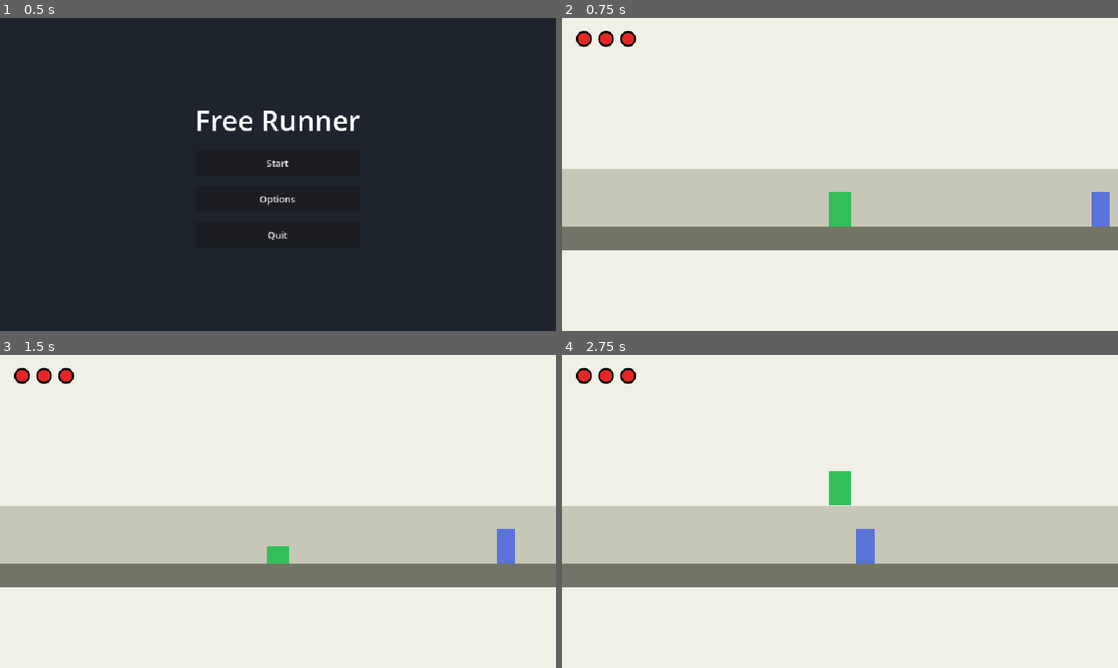
Above: before the commit, frames 1-4 (two rows, left to right).
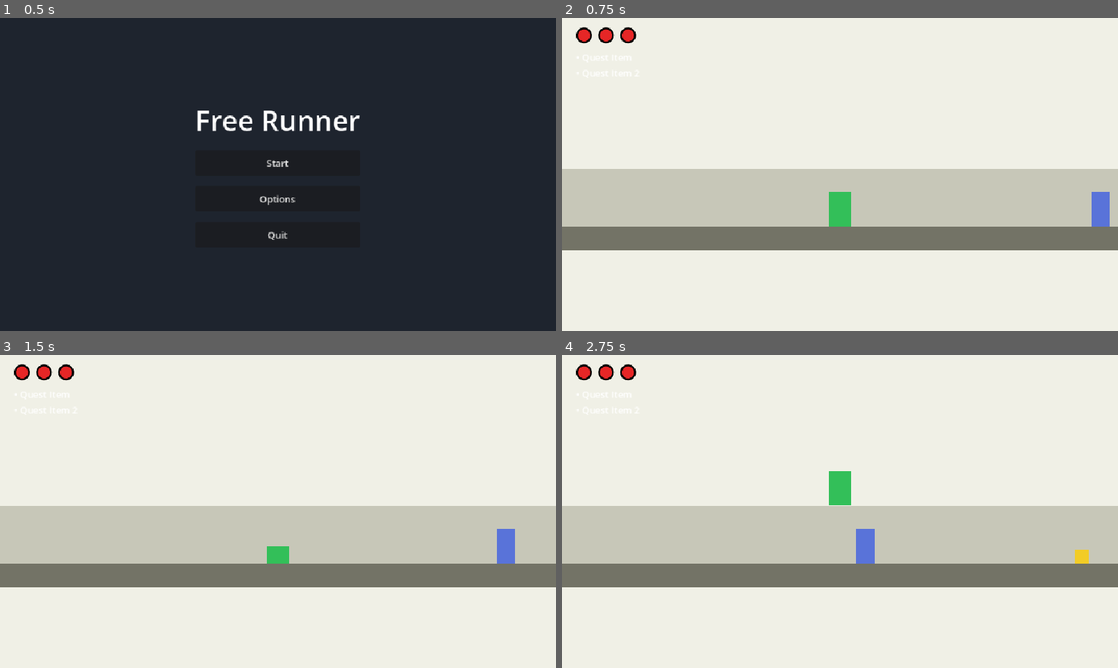
Above: after the commit, the same moments.

Repository: holdenprine/freerunnerdemo
Game: Godot game, scene res://scenes/start/start_menu.tscn
The game is run twice, just before and just after one commit, with the same random seed, the same clock (stepped at 60 frames per second) and the same inputs.
Inputs:
- Up to frame 1 (0.5 s): no input
- Up to frame 2 (0.75 s): click "Start" at 0.5 s
- Up to frame 3 (1.5 s): tap Enter at 1.25 s; hold Right (move_right) from 1.28 s (still down); hold Down (duck) from 1.28 s (still down)
- Up to frame 4 (2.75 s): keep holding Right (move_right); tap Space (jump) at 1.52, 2.27 s; release Down (duck) at 2.03 s; tap E (interact) at 2.1 s

Frame 1 is identical in both runs. In frame 2, 0.3% of the frame differs, in the area x 2-14%, y 2-19%; in frame 3, 0.3%; in frame 4, 0.5%, in the area x 2-95%, y 2-67%.

Commit message:
Added a quest tracker for multiple items, after drop off of each individual item, you win, needs implementation of difficulty scaling and need to map out what difficulty will actually look like, for now I need to add some generated tiles the player can move accross to create a more engaging runner experience, no issues atm

Diff:
--- a/scenes/game/game.tscn
+++ b/scenes/game/game.tscn
@@ -12,6 +12,8 @@
 [ext_resource type="PackedScene" uid="uid://6cv5ypll0f8k" path="res://scenes/restart/game_over_menu.tscn" id="10_game_over"]
 [ext_resource type="PackedScene" path="res://scenes/items/quest_item.tscn" id="11_quest_item"]
 [ext_resource type="PackedScene" path="res://scenes/ui/win_screen.tscn" id="12_win_screen"]
+[ext_resource type="Script" path="res://scripts/world/quest_item_placer.gd" id="13_placer"]
+[ext_resource type="PackedScene" path="res://scenes/items/quest_item_2.tscn" id="14_quest_item_2"]
 
 [sub_resource type="RectangleShape2D" id="RectangleShape2D_ground"]
 size = Vector2(4000, 40)
@@ -78,7 +80,15 @@
 position = Vector2(600, 360)
 
 [node name="QuestItem" parent="World" instance=ExtResource("11_quest_item")]
-position = Vector2(350, 360)
+position = Vector2(0, 360)
+item_id = "quest_item"
+display_name = "Quest Item"
+
+[node name="QuestItem2" parent="World" instance=ExtResource("14_quest_item_2")]
+position = Vector2(0, 360)
+
+[node name="QuestItemPlacer" type="Node" parent="World"]
+script = ExtResource("13_placer")
 
 [node name="Player" parent="World" unique_id=424232789 instance=ExtResource("3_player")]
 z_index = 0
--- /dev/null
+++ b/scenes/items/quest_item_2.tscn
@@ -0,0 +1,8 @@
+[gd_scene load_steps=2 format=3]
+
+[ext_resource type="PackedScene" path="res://scenes/items/quest_item.tscn" id="1_quest_item"]
+
+[node name="QuestItem2" instance=ExtResource("1_quest_item")]
+item_id = "quest_item_2"
+display_name = "Quest Item 2"
+item_color = Color(0.65, 0.25, 0.85, 1)
--- a/scenes/ui/hud.tscn
+++ b/scenes/ui/hud.tscn
@@ -8,12 +8,20 @@
 [node name="MarginContainer" type="MarginContainer" parent="."]
 anchors_preset = 10
 anchor_right = 1.0
-offset_bottom = 56.0
+offset_bottom = 120.0
 grow_horizontal = 2
 theme_override_constants/margin_left = 24
 theme_override_constants/margin_top = 16
 theme_override_constants/margin_right = 24
 
-[node name="HitCounter" type="HBoxContainer" parent="MarginContainer"]
+[node name="VBoxContainer" type="VBoxContainer" parent="MarginContainer"]
+layout_mode = 2
+theme_override_constants/separation = 12
+
+[node name="HitCounter" type="HBoxContainer" parent="MarginContainer/VBoxContainer"]
 layout_mode = 2
 theme_override_constants/separation = 10
+
+[node name="QuestTracker" type="VBoxContainer" parent="MarginContainer/VBoxContainer"]
+layout_mode = 2
+theme_override_constants/separation = 4
--- a/scripts/autoload/event_bus.gd
+++ b/scripts/autoload/event_bus.gd
@@ -11,6 +11,8 @@
 signal invulnerability_started
 signal invulnerability_ended
 signal quest_item_picked_up
+signal quest_progress_changed
+signal quest_items_placed
 signal scroll_speed_changed(new_speed: float)
 signal dialog_requested(title: String, message: String)
 signal dialog_closed
--- a/scripts/autoload/game_state.gd
+++ b/scripts/autoload/game_state.gd
@@ -1,5 +1,5 @@
 extends Node
-## Tracks run state, hit points, and difficulty scaling.
+## Tracks run state, hit points, difficulty scaling, and quest progress.
 
 const BASE_SCROLL_SPEED := 300.0
 const MAX_SCROLL_SPEED := 700.0
@@ -11,8 +11,10 @@
 var is_game_over := false
 var is_dialog_open := false
 var is_invulnerable := false
-var has_quest_item := false
 var quest_completed := false
+var quest_items_required := 1
+var quest_items_collected := 0
+var quest_objective_entries: Array[Dictionary] = []
 var hits_remaining := MAX_HITS
 var scroll_speed := BASE_SCROLL_SPEED
 var elapsed_time := 0.0
@@ -23,14 +25,63 @@
 	is_game_over = false
 	is_dialog_open = false
 	is_invulnerable = false
-	has_quest_item = false
 	quest_completed = false
+	quest_items_collected = 0
+	_refresh_quest_objectives()
 	hits_remaining = MAX_HITS
 	elapsed_time = 0.0
 	scroll_speed = BASE_SCROLL_SPEED
 	EventBus.game_started.emit()
 	EventBus.hits_changed.emit(hits_remaining)
+	EventBus.quest_progress_changed.emit()
 	EventBus.scroll_speed_changed.emit(scroll_speed)
+
+
+func _refresh_quest_objectives() -> void:
+	quest_objective_entries.clear()
+	for item in get_tree().get_nodes_in_group("quest_items"):
+		var entry_id: String = str(item.get("item_id")) if item.get("item_id") != null else str(item.name)
+		var entry_name: String = str(item.get("display_name")) if item.get("display_name") != null else "Quest Item"
+		quest_objective_entries.append({
+			"id": entry_id,
+			"display_name": entry_name,
+			"collected": false,
+		})
+
+	if quest_objective_entries.is_empty():
+		quest_objective_entries.append({
+			"id": "quest_item",
+			"display_name": "Quest Item",
+			"collected": false,
+		})
+
+	quest_items_required = quest_objective_entries.size()
+
+
+func is_quest_item_collected(item_id: String) -> bool:
+	for entry in quest_objective_entries:
+		if entry.id == item_id:
+			return entry.collected
+	return false
+
+
+func get_quest_items_remaining() -> int:
+	var count := 0
+	for entry in quest_objective_entries:
+		if not entry.collected:
+			count += 1
+	return count
+
+
+func get_quest_tracker_entries() -> Array[Dictionary]:
+	var entries: Array[Dictionary] = []
+	for entry in quest_objective_entries:
+		entries.append(entry.duplicate())
+	return entries
+
+
+func has_all_quest_items() -> bool:
+	return quest_items_collected >= quest_items_required
 
 
 func take_hit() -> void:
@@ -57,21 +108,28 @@
 	EventBus.invulnerability_ended.emit()
 
 
-func pick_up_quest_item() -> void:
-	if has_quest_item:
+func pick_up_quest_item(item_id: String) -> void:
+	if quest_completed or is_quest_item_collected(item_id):
 		return
-	has_quest_item = true
-	EventBus.quest_item_picked_up.emit()
+
+	for entry in quest_objective_entries:
+		if entry.id != item_id or entry.collected:
+			continue
+		entry.collected = true
+		quest_items_collected += 1
+		EventBus.quest_item_picked_up.emit()
+		EventBus.quest_progress_changed.emit()
+		return
 
 
 func complete_quest() -> void:
 	if quest_completed:
 		return
 	quest_completed = true
-	has_quest_item = false
 	is_playing = false
 	EventBus.game_won.emit()
 	EventBus.win_screen_requested.emit()
+	EventBus.quest_progress_changed.emit()
 
 
 func end_run() -> void:
@@ -87,13 +145,14 @@
 	is_game_over = false
 	is_dialog_open = false
 	is_invulnerable = false
-	has_quest_item = false
 	quest_completed = false
+	quest_items_collected = 0
 	hits_remaining = MAX_HITS
 	elapsed_time = 0.0
 	scroll_speed = BASE_SCROLL_SPEED
 	EventBus.game_reset.emit()
 	EventBus.hits_changed.emit(hits_remaining)
+	EventBus.quest_progress_changed.emit()
 	EventBus.scroll_speed_changed.emit(scroll_speed)
 
 
--- a/scripts/game/game_manager.gd
+++ b/scripts/game/game_manager.gd
@@ -5,7 +5,7 @@
 func _ready() -> void:
 	EventBus.game_over.connect(_on_game_over)
 	EventBus.game_reset.connect(_on_game_reset)
-	call_deferred("_begin_run")
+	EventBus.quest_items_placed.connect(_begin_run, CONNECT_ONE_SHOT)
 
 
 func _process(delta: float) -> void:
--- a/scripts/items/quest_item.gd
+++ b/scripts/items/quest_item.gd
@@ -1,36 +1,25 @@
 extends Area2D
 ## Quest item picked up when the player walks into it.
 
-@export var min_spawn_separation := -1.0
+@export var item_id := "quest_item"
+@export var display_name := "Quest Item"
+@export var item_color := Color(0.95, 0.8, 0.15, 1)
 
 @onready var visual: ColorRect = $Visual
 
-var _world_bounds: WorldBounds
-
 
 func _ready() -> void:
+	add_to_group("quest_items")
 	add_to_group("spawn_avoid")
+	visual.color = item_color
 	body_entered.connect(_on_body_entered)
-	_world_bounds = get_parent() as WorldBounds
-	_place_at_random_safe_position()
-
-
-func _place_at_random_safe_position() -> void:
-	if _world_bounds == null:
-		return
-
-	var separation := min_spawn_separation
-	if separation < 0.0:
-		separation = _world_bounds.default_spawn_separation
-
-	_world_bounds.place_node_at_safe_random(self, global_position.y, [], separation)
 
 
 func _on_body_entered(body: Node2D) -> void:
 	if not body.is_in_group("player"):
 		return
-	if GameState.has_quest_item or GameState.quest_completed:
+	if GameState.quest_completed or GameState.is_quest_item_collected(item_id):
 		return
 
-	GameState.pick_up_quest_item()
+	GameState.pick_up_quest_item(item_id)
 	queue_free()
--- a/scripts/npcs/test_npc.gd
+++ b/scripts/npcs/test_npc.gd
@@ -1,12 +1,14 @@
 extends Node2D
-## Quest NPC with dialog that changes based on whether the player has the quest item.
+## Quest NPC with dialog that changes based on quest progress.
 
 @onready var interaction_area: Area2D = $InteractionArea
 @onready var prompt_label: Label = $PromptLabel
 
 @export var npc_name := "Villager"
-@export_multiline var dialog_without_item := "Please, traveler — I lost my quest item somewhere out there.\n\nFind it and bring it back to me.\n\nPress Esc to close."
-@export_multiline var dialog_with_item := "Thank you! You found my quest item!\n\nPress Esc to close."
+@export_multiline var dialog_need_one_item := "Please, traveler — I lost a quest item somewhere out there.\n\nFind it and bring it back to me.\n\nPress Esc to close."
+@export_multiline var dialog_need_many_items := "Please, traveler — I lost %d quest items out there.\n\nFind them all and bring them back to me.\n\nPress Esc to close."
+@export_multiline var dialog_need_more_items := "Thank you, but I still need %d more quest item(s).\n\nPress Esc to close."
+@export_multiline var dialog_with_all_items := "Thank you! You found everything!\n\nPress Esc to close."
 
 var _player_nearby := false
 var _pending_win_after_dialog := false
@@ -40,11 +42,20 @@
 	if GameState.quest_completed:
 		return
 
-	if GameState.has_quest_item:
+	if GameState.has_all_quest_items():
 		_pending_win_after_dialog = true
-		EventBus.dialog_requested.emit(npc_name, dialog_with_item)
+		EventBus.dialog_requested.emit(npc_name, dialog_with_all_items)
+		return
+
+	var remaining := GameState.get_quest_items_remaining()
+	if GameState.quest_items_collected > 0:
+		EventBus.dialog_requested.emit(npc_name, dialog_need_more_items % remaining)
+		return
+
+	if remaining > 1:
+		EventBus.dialog_requested.emit(npc_name, dialog_need_many_items % remaining)
 	else:
-		EventBus.dialog_requested.emit(npc_name, dialog_without_item)
+		EventBus.dialog_requested.emit(npc_name, dialog_need_one_item)
 
 
 func _on_dialog_closed() -> void:
--- a/scripts/ui/hud.gd
+++ b/scripts/ui/hud.gd
@@ -1,16 +1,20 @@
 extends CanvasLayer
-## Displays hit counter during gameplay.
+## Displays hit counter and quest objectives with strikethrough progress.
 
-@onready var hit_counter: HBoxContainer = $MarginContainer/HitCounter
+const STRIKE_LINE_HEIGHT := 2.0
 
+@onready var hit_counter: HBoxContainer = $MarginContainer/VBoxContainer/HitCounter
+@onready var quest_tracker: VBoxContainer = $MarginContainer/VBoxContainer/QuestTracker
 var _hit_circles: Array[HitCircle] = []
 
 
 func _ready() -> void:
 	EventBus.hits_changed.connect(_on_hits_changed)
+	EventBus.quest_progress_changed.connect(_on_quest_progress_changed)
 	EventBus.game_started.connect(_on_game_started)
 	_build_hit_counter()
 	_on_hits_changed(GameState.hits_remaining)
+	_rebuild_quest_tracker()
 
 
 func _build_hit_counter() -> void:
@@ -25,10 +29,64 @@
 		_hit_circles.append(circle)
 
 
+func _rebuild_quest_tracker() -> void:
+	for child in quest_tracker.get_children():
+		child.queue_free()
+
+	var entries: Array[Dictionary] = GameState.get_quest_tracker_entries()
+	quest_tracker.visible = not GameState.quest_completed and not entries.is_empty()
+
+	for entry in entries:
+		var row := _create_quest_entry_row(entry.display_name, entry.collected)
+		quest_tracker.add_child(row)
+
+
+func _create_quest_entry_row(display_name: String, collected: bool) -> Control:
+	var row := Control.new()
+	var label := Label.new()
+	label.text = "• %s" % display_name
+	label.add_theme_font_size_override("font_size", 16)
+	row.add_child(label)
+
+	label.resized.connect(_update_row_size.bind(label))
+	call_deferred("_update_row_size", label)
+
+	if collected:
+		var strike := ColorRect.new()
+		strike.color = Color.BLACK
+		strike.mouse_filter = Control.MOUSE_FILTER_IGNORE
+		row.add_child(strike)
+		label.resized.connect(_update_strike_line.bind(label, strike))
+		call_deferred("_update_strike_line", label, strike)
+
+	return row
+
+
+func _update_row_size(label: Label) -> void:
+	var row := label.get_parent() as Control
+	if row:
+		row.custom_minimum_size = label.get_combined_minimum_size()
+
+
+func _update_strike_line(label: Label, strike: ColorRect) -> void:
+	var text_width := label.get_combined_minimum_size().x
+	var text_height := label.get_combined_minimum_size().y
+	strike.position = Vector2(0.0, text_height * 0.5 - STRIKE_LINE_HEIGHT * 0.5)
+	strike.size = Vector2(text_width, STRIKE_LINE_HEIGHT)
+
+	var row := label.get_parent() as Control
+	if row:
+		row.custom_minimum_size = Vector2(text_width, text_height)
+
 func _on_hits_changed(remaining_hits: int) -> void:
 	for i in _hit_circles.size():
 		_hit_circles[i].is_filled = i < remaining_hits
 
 
+func _on_quest_progress_changed() -> void:
+	_rebuild_quest_tracker()
+
+
 func _on_game_started() -> void:
 	_on_hits_changed(GameState.hits_remaining)
+	_rebuild_quest_tracker()
--- /dev/null
+++ b/scripts/world/quest_item_placer.gd
@@ -0,0 +1,35 @@
+extends Node
+## Places all quest items with mutual separation inside the safe spawn band.
+
+@export var ground_y := 360.0
+@export var min_quest_item_separation := 250.0
+
+
+func _ready() -> void:
+	call_deferred("_place_all_quest_items")
+
+
+func _place_all_quest_items() -> void:
+	var bounds := get_parent() as WorldBounds
+	if bounds == null:
+		return
+
+	var items: Array[Node2D] = []
+	for node in get_tree().get_nodes_in_group("quest_items"):
+		if node is Node2D:
+			items.append(node)
+
+	items.sort_custom(func(a: Node2D, b: Node2D) -> bool:
+		return a.name < b.name
+	)
+
+	var placed_x: Array[float] = []
+	var avoid := bounds.get_avoid_x_positions()
+
+	for item in items:
+		var combined_avoid := avoid + placed_x
+		var x := bounds.random_safe_spawn_x(combined_avoid, min_quest_item_separation)
+		item.global_position = Vector2(x, ground_y)
+		placed_x.append(x)
+
+	EventBus.quest_items_placed.emit()
Not shown, added: scripts/world/quest_item_placer.gd.uid
